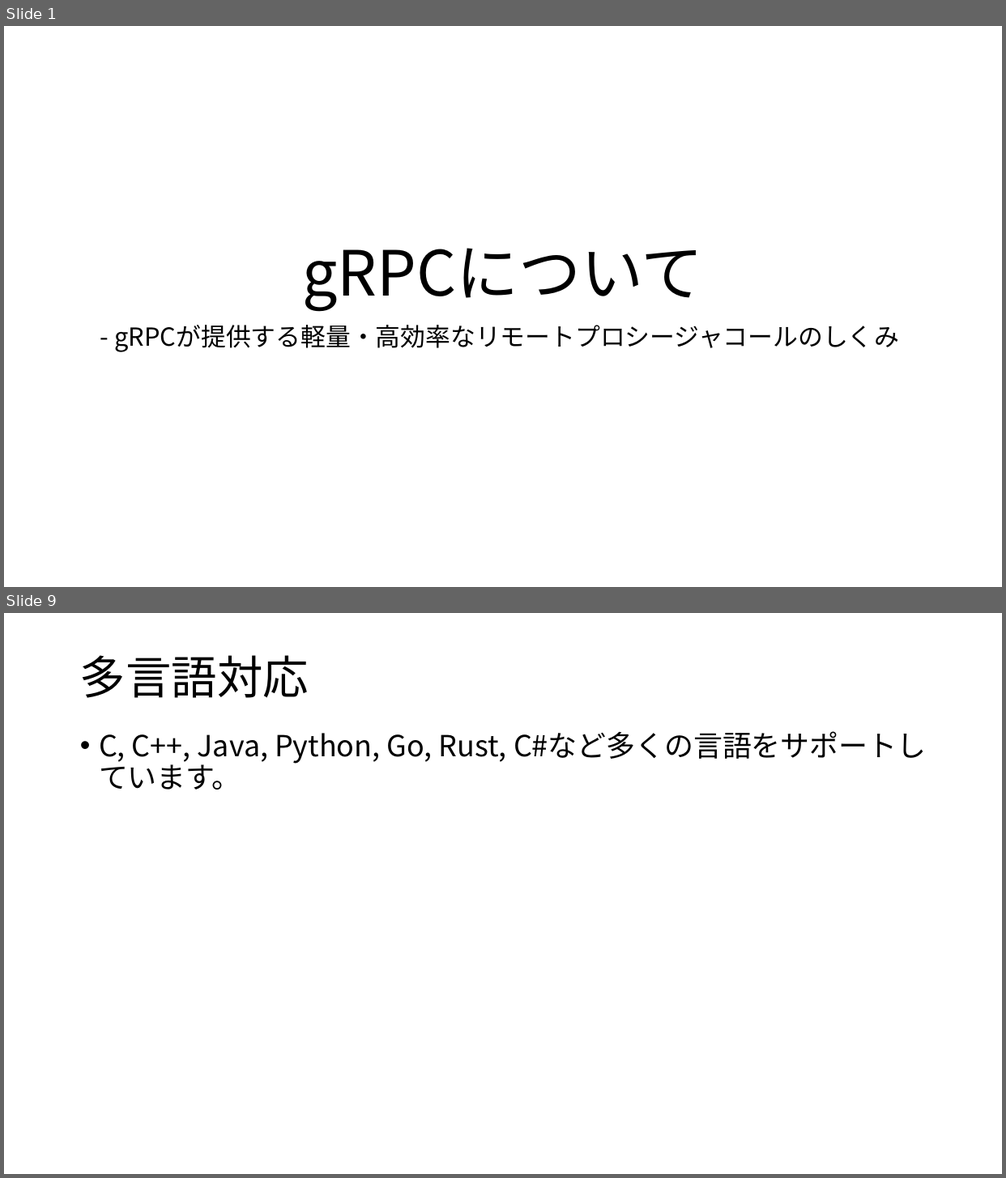
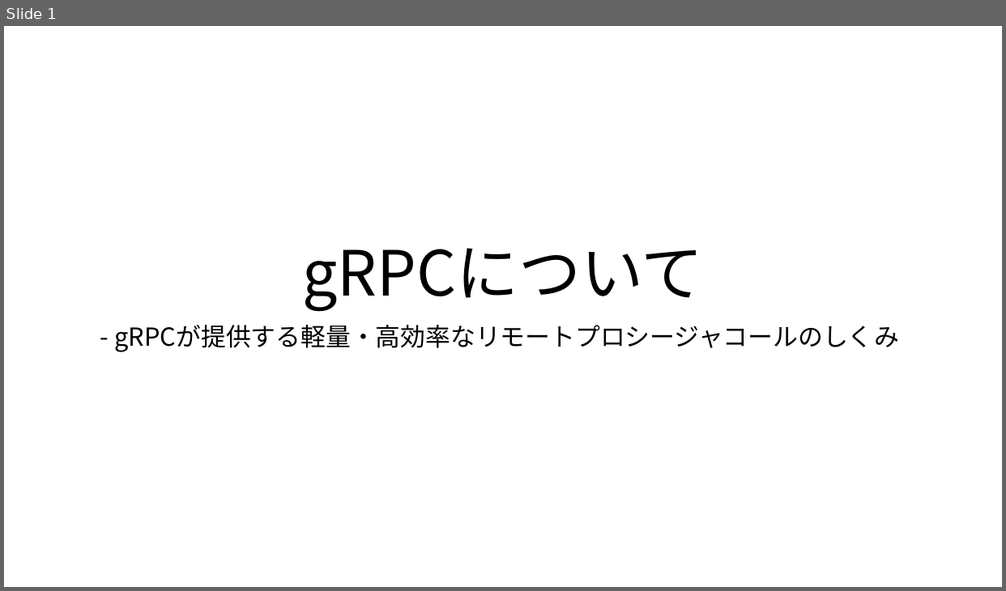
Before and after one commit to koga-miko/misc, a slide deck: raspberry-pi-report/gRPCについて.pptx. Shown one above the other, each under a label of ours: slides 1 and 9 before the commit, slide 1 after it; the slides between them are not shown. The pictures are 1006x1178 and 1006x591 pixels, drawn with LibreOffice and Linux fonts; fonts in the diff are those of the drawing. Boxes give left, top, right and bottom in pixels: in the first picture for what was removed or moved away, otherwise in the second. Text is boxed around its words. In the diff, an @@ line names an element or a change of style, - is before the commit and + after.

```diff
--- a/raspberry-pi-report/gRPCについて.pptx
+++ b/raspberry-pi-report/gRPCについて.pptx
@@ slide 9 removed at <box>4,613,1002,1174</box>, background #FFFFFF @@
@@ title removed at <box>80,655,309,698</box> @@
-多言語対応
@@ text removed at <box>99,731,926,790</box> @@
-• C, C++, Java, Python, Go, Rust, C#など多くの言語をサポートしています。
```
Also in this commit, not shown: 5 slides changed, 7 slides added, 2 other slides removed, 3 other files.
